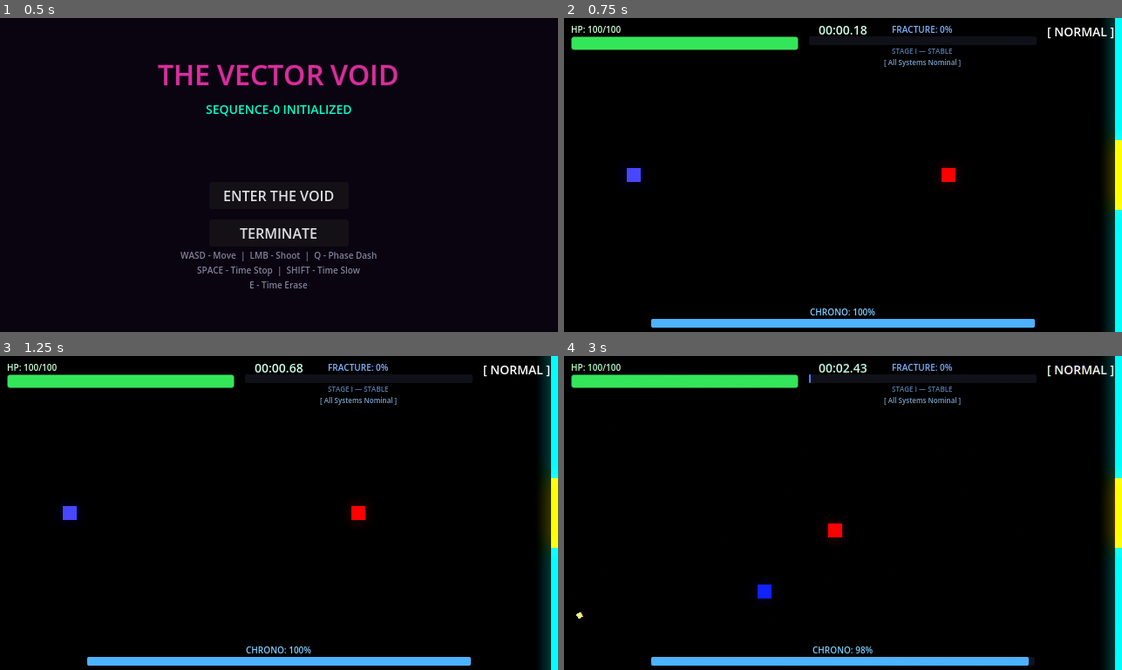
Above: before the commit, frames 1-4 (two rows, left to right).
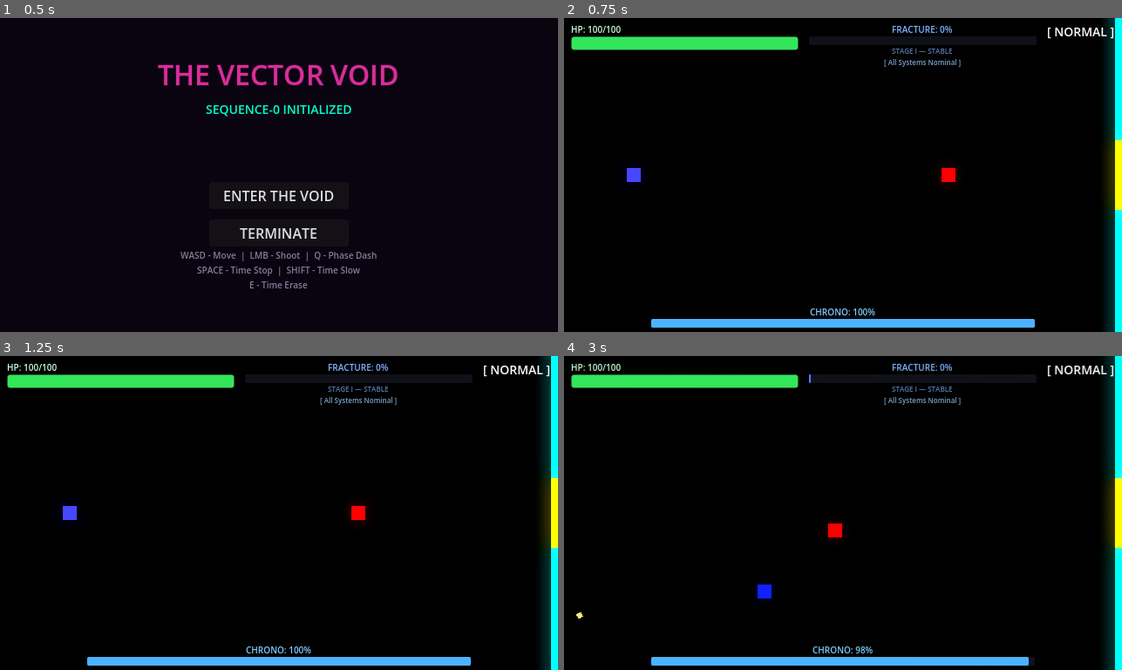
Above: after the commit, the same moments.

Repository: scarf-y/Polychron
Game: Godot game, scene res://scenes/ui/main_menu.tscn
Same seed, same stepped clock (60 frames per second), same inputs: the game is played once before the commit and once after it.
Inputs (mouse positions are in pixels of both pictures, inside the frame that each line leads up to):
- Up to frame 1 (0.5 s): no input
- Up to frame 2 (0.75 s): click "ENTER THE VOID" at 0.5 s
- Up to frame 3 (1.25 s): no input
- Up to frame 4 (3 s): move the mouse to (965, 497) at 1.27 s; hold D (move_right) 1.28-2.03 s; tap Q (dash) at 1.35 s; move the mouse to (731, 528) at 2.02 s; hold S (move_down) 2.03-2.78 s; click (731, 528) at 2.1 s; move the mouse to (898, 443) at 2.77 s; hold D (move_right) from 2.78 s (still down); tap E (time_erase) at 2.85 s

Frame 1 is identical in both runs. In frame 2, 0.1% of the frame differs, in the area x 45-55%, y 2-6%; in frame 3, 0.1%; in frame 4, 0.2%.

Commit message:
style: move speedrun timer to bottom right of HUD

Diff:
--- a/scripts/hud.gd
+++ b/scripts/hud.gd
@@ -80,11 +80,12 @@
 	# Game Timer Label
 	game_timer_label = Label.new()
 	game_timer_label.text = "00:00.00"
-	game_timer_label.add_theme_font_size_override("font_size", 14)
+	game_timer_label.add_theme_font_size_override("font_size", 16)
 	game_timer_label.add_theme_color_override("font_color", Color(0.8, 1.0, 0.9))
-	game_timer_label.set_anchors_preset(Control.PRESET_TOP_WIDE)
-	game_timer_label.offset_top = 4.0
-	game_timer_label.horizontal_alignment = HORIZONTAL_ALIGNMENT_CENTER
+	game_timer_label.set_anchors_preset(Control.PRESET_BOTTOM_RIGHT)
+	game_timer_label.offset_right = -16.0
+	game_timer_label.offset_bottom = -16.0
+	game_timer_label.horizontal_alignment = HORIZONTAL_ALIGNMENT_RIGHT
 	add_child(game_timer_label)
 
 	# --- HP Section ---
